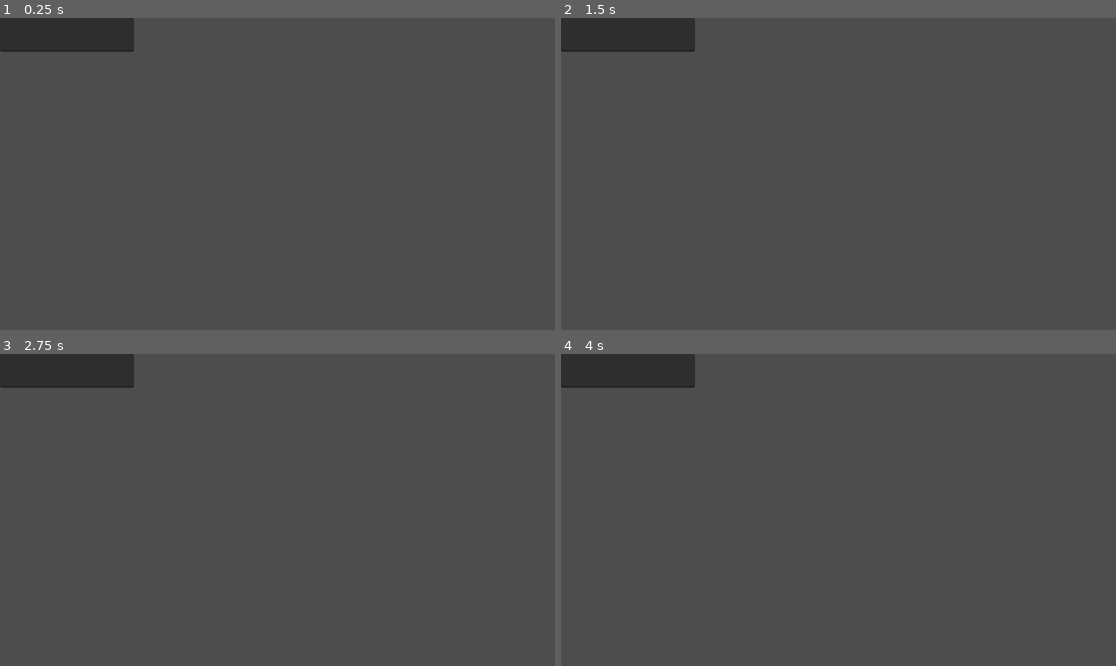
Above: before the commit, frames 1-4 (two rows, left to right).
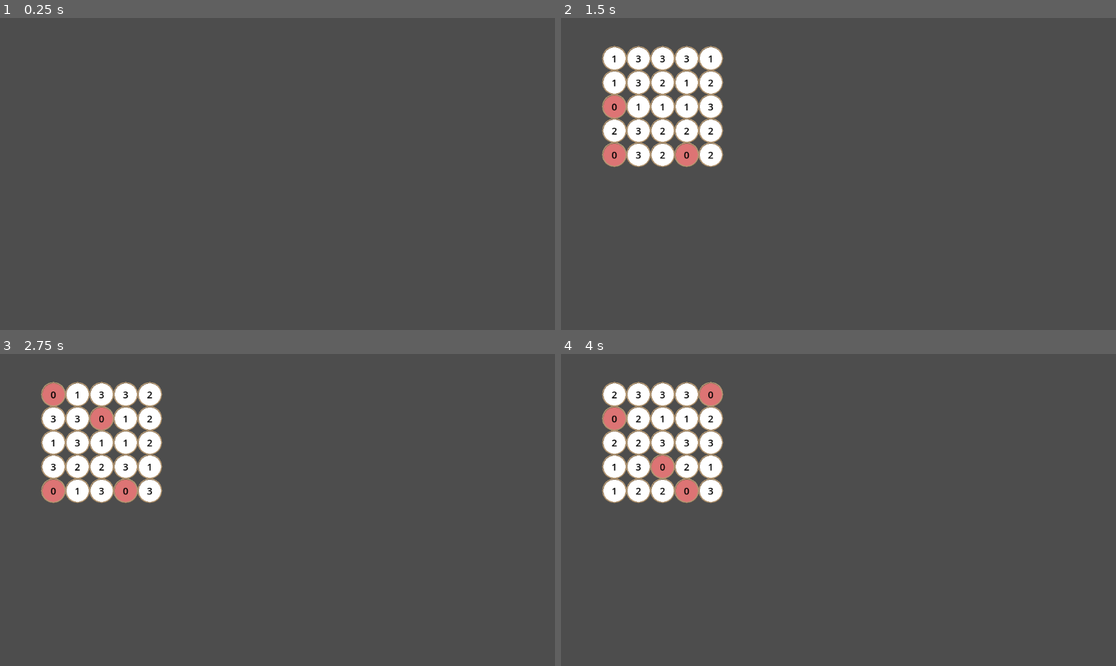
Above: after the commit, the same moments.

Repository: Maxwell-Lam/Graph-Testing
Game: Godot game, scene res://Graph Test 3.tscn
Same seed, same stepped clock (60 frames per second), same inputs: the game is played once before the commit and once after it. Before the commit the project starts from res://display.tscn.
Inputs (mouse positions are in pixels of both pictures, inside the frame that each line leads up to):
- Up to frame 1 (0.25 s): no input
- Up to frame 2 (1.5 s): tap Enter at 0.5 s; move the mouse to (960, 158) at 0.52 s; tap C at 0.6, 1.35 s; click (960, 158) at 0.67 s; tap Space at 1.25 s; move the mouse to (727, 189) at 1.27 s; click (727, 189) at 1.42 s
- Up to frame 3 (2.75 s): tap Enter at 2 s; move the mouse to (333, 441) at 2.02 s; tap C at 2.1 s; click (333, 441) at 2.17 s
- Up to frame 4 (4 s): tap Space at 2.75 s; move the mouse to (810, 572) at 2.77 s; tap C at 2.85, 3.6 s; click (810, 572) at 2.92 s; tap Enter at 3.5 s; move the mouse to (1005, 556) at 3.52 s; click (1005, 556) at 3.67 s

The runs differ from the first frame. In frame 1, 2.6% of the frame differs, in the area x 0-25%, y 0-11%; in frame 2, 9.3%; in frame 3, 9.3%; in frame 4, 9.3%, in the area x 0-30%, y 0-48%.

Commit message:
Added sum voltflip functions

Diff:
--- a/Voltorb Flip/Graph Test 3.gd
+++ b/Voltorb Flip/Graph Test 3.gd
@@ -10,6 +10,9 @@
 var rootNode = null;
 
 var nodeCreationList = []
+var columnVoltCount = []
+var rowVoltCount = []
+
 
 @onready var nodeSpawn = preload("res://node.tscn")
 
@@ -28,6 +31,9 @@
 			make_grid(size);
 			var inputNode = find_node(nodeCreationList, 0, 0);
 			rootNode = find_node(nodeCreationList, 0, 0)
+
+			print(get_row_VoltCount(size))
+			print(get_column_VoltCount(size))
 
 			#connect_nodes(inputNode, null);
 
@@ -60,6 +66,8 @@
 
 			nodeCreationList.append(b)
 			get_parent().add_child(b)
+		#
+
 
 	var copyList = nodeCreationList.duplicate()
 
@@ -107,13 +115,47 @@
 
 	return(rowSums)
 
-func get_voltflip_nodes() -> Array:
+func get_voltflip_nodes(size:int) -> Array:
 	var voltflipNodes = []
 	for i in nodeCreationList:
 		if (i.nodeValue == 0):
 			voltflipNodes.append(i)
 
 	return(voltflipNodes)
+
+func get_row_VoltCount(size:int) -> Array:
+	var selectedNode = rootNode;
+	var selectedRow = rootNode;
+	var rowCount = []
+	for i in size:
+		var count = 0;
+		for j in size:
+			if selectedNode.nodeValue == 0:
+				count += 1;
+			selectedNode = selectedNode.eastNode
+
+		rowCount.append(count)
+		selectedRow = selectedRow.southNode
+		selectedNode = selectedRow
+
+	return(rowCount)
+
+func get_column_VoltCount(size:int) -> Array:
+	var selectedNode = rootNode;
+	var selectedColumn = rootNode;
+	var columnCount = []
+	for i in size:
+		var count = 0;
+		for j in size:
+			if selectedNode.nodeValue == 0:
+				count += 1;
+			selectedNode = selectedNode.southNode
+
+		columnCount.append(count)
+		selectedColumn = selectedColumn.eastNode
+		selectedNode = selectedColumn
+
+	return(columnCount)
 
 #Not being used.
 func connect_nodes(inputNode, inputPrevious):
--- a/Voltorb Flip/display.tscn
+++ b/Voltorb Flip/display.tscn
@@ -3,5 +3,7 @@
 [node name="Node2D" type="Node2D"]
 
 [node name="TextEdit" type="TextEdit" parent="."]
-offset_right = 278.0
-offset_bottom = 70.0
+offset_left = 18.0
+offset_top = 17.0
+offset_right = 296.0
+offset_bottom = 87.0
--- a/Voltorb Flip/node.gd
+++ b/Voltorb Flip/node.gd
@@ -21,7 +21,7 @@
 
 # Called when the node enters the scene tree for the first time.
 func _ready() -> void:
-	pass;#
+	pass;
 	#$Label.set_text(str(id))
 
 # Called every frame. 'delta' is the elapsed time since the previous frame.
--- a/Voltorb Flip/project.godot
+++ b/Voltorb Flip/project.godot
@@ -10,8 +10,7 @@
 
 [application]
 
-config/name="Graph Test 3"
-run/main_scene="res://display.tscn"
+run/main_scene="res://Graph Test 3.tscn"
 config/features=PackedStringArray("4.3", "Mobile")
 config/icon="res://icon.svg"
 
